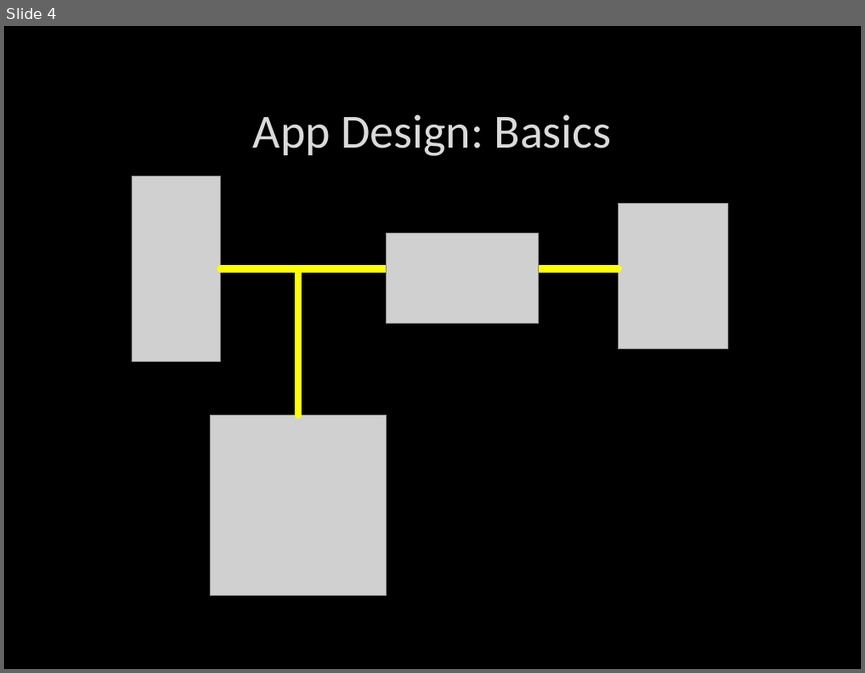
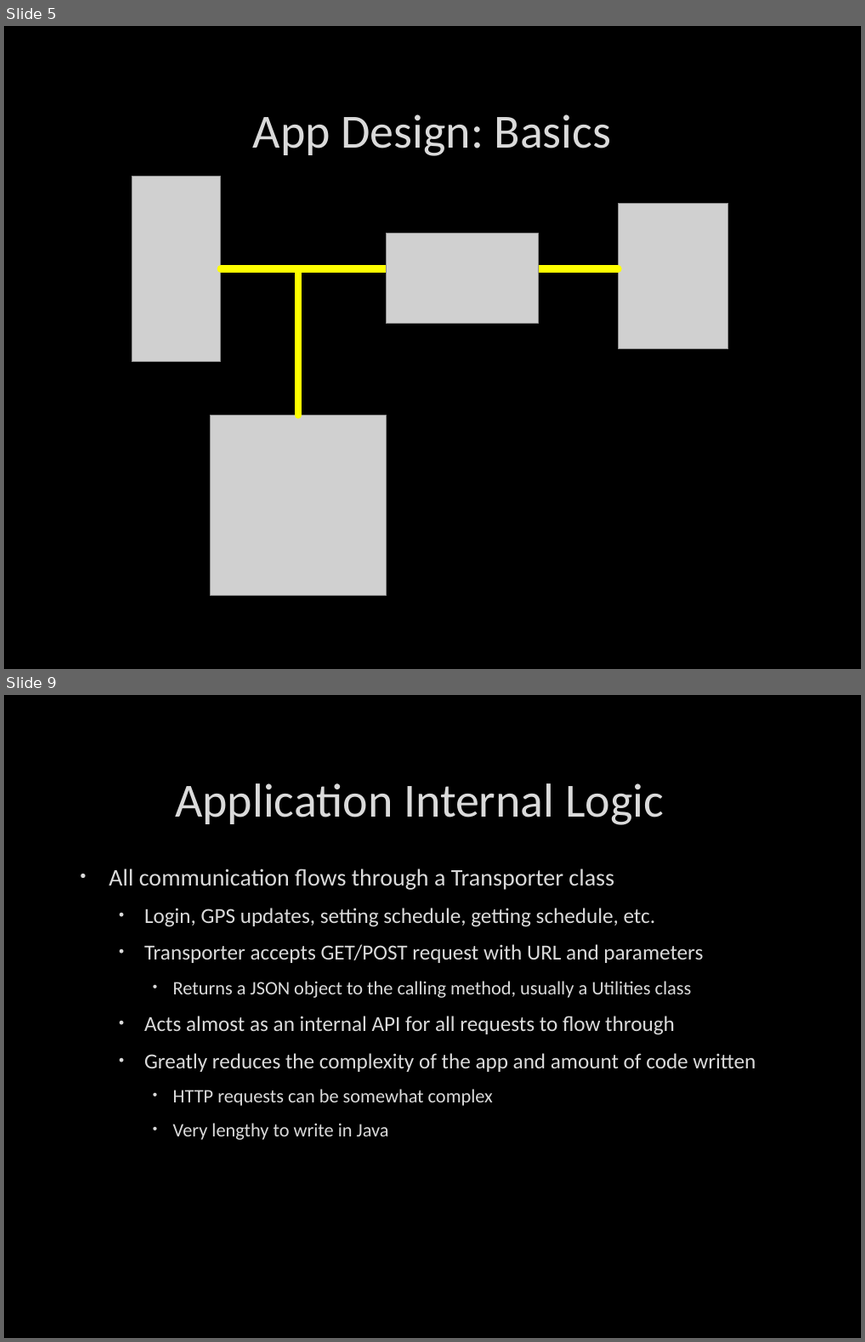
Before and after one commit to ddave2122/Group6, a slide deck: MobAppFinalPresent.pptx. Shown one above the other, each under a label of ours: slide 4 before the commit, slides 5 and 9 after it; the slides between them are not shown. The pictures are 865x673 and 865x1342 pixels, drawn with LibreOffice and Linux fonts; fonts in the diff are those of the drawing; grey boxes stand for pictures; background and template pictures are left out. Boxes give left, top, right and bottom in pixels: in the first picture for what was removed or moved away, otherwise in the second. Text is boxed around its words. In the diff, an @@ line names an element or a change of style, - is before the commit and + after.

```diff
--- a/MobAppFinalPresent.pptx
+++ b/MobAppFinalPresent.pptx
@@ slide 9 added at [4,695,861,1338], background picture (left out) @@
@@ title added at [175,783,664,825], 40 pt, text #DADADA @@
+Application Internal Logic
@@ text added at [109,868,755,1140], 18 pt, text #DADADA @@
+• All communication flows through a Transporter class
+  • Login, GPS updates, setting schedule, getting schedule, etc.
+  • Transporter accepts GET/POST request with URL and parameters
+    • Returns a JSON object to the calling method, usually a Utilities class
+  • Acts almost as an internal API for all requests to flow through
+  • Greatly reduces the complexity of the app and amount of code written
+    • HTTP requests can be somewhat complex
+    • Very lengthy to write in Java
@@ what was slide 4 is now slide 5 @@
```
Also in this commit, not shown: 4 slides changed, 4 other slides added, 3 slides removed, 5 other files.
